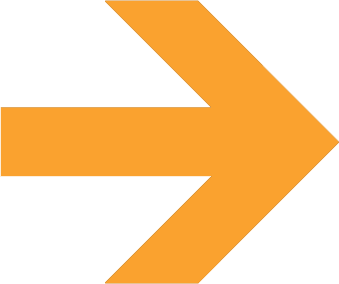
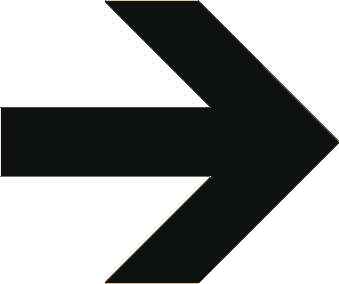
Comparing the layer stacks of the two w=339, h=284 images. Changes:
painted on "Layer 1" over (0, 0, 339, 284)
